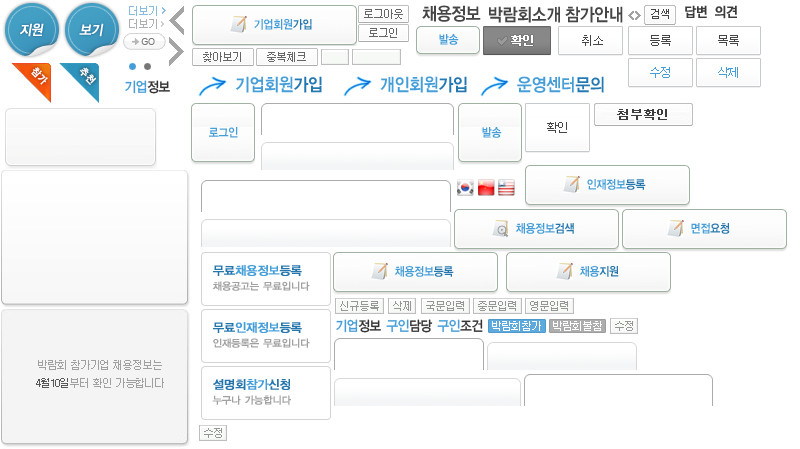
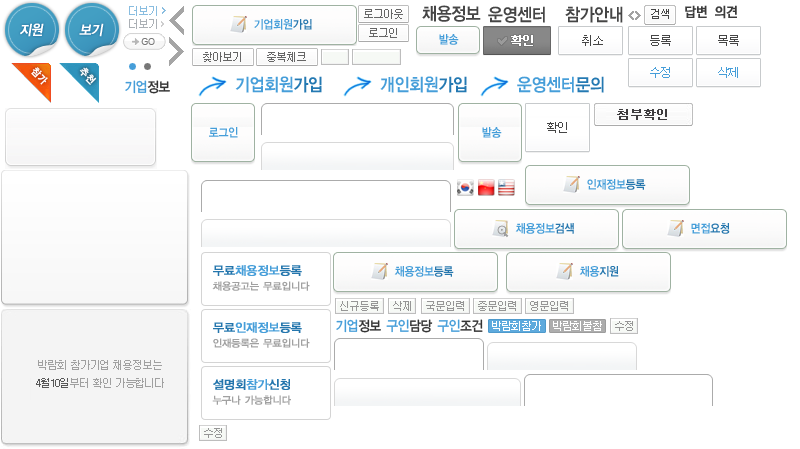
Layered file, before and after one edit (800x449). Changes by layer:
renamed "박람회소개" to "운영센터", painted on it over [488, 6, 560, 23]
